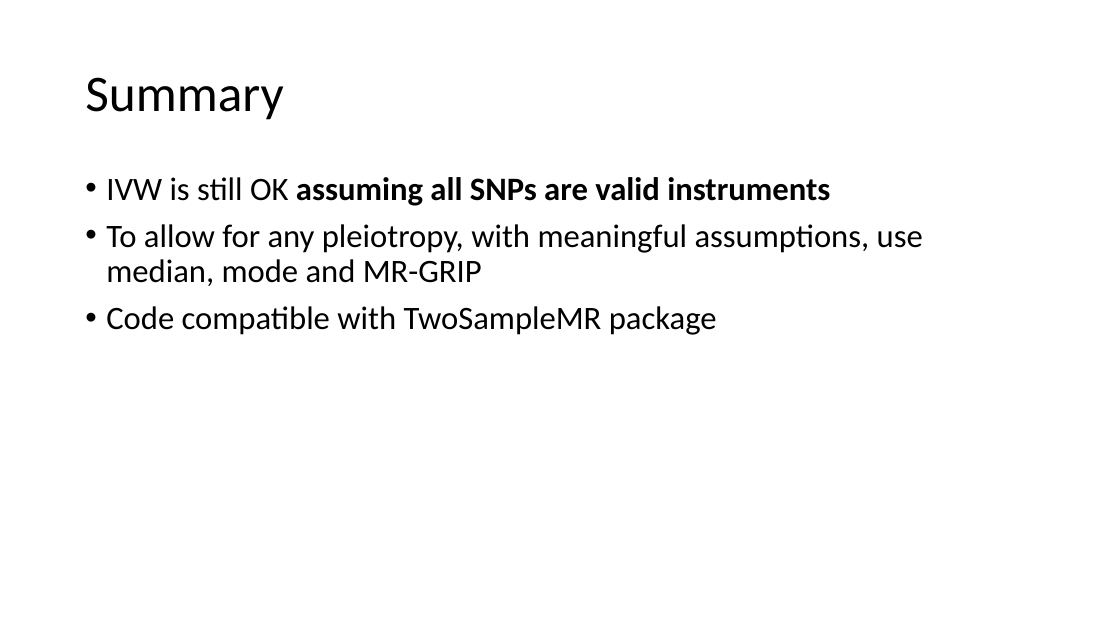
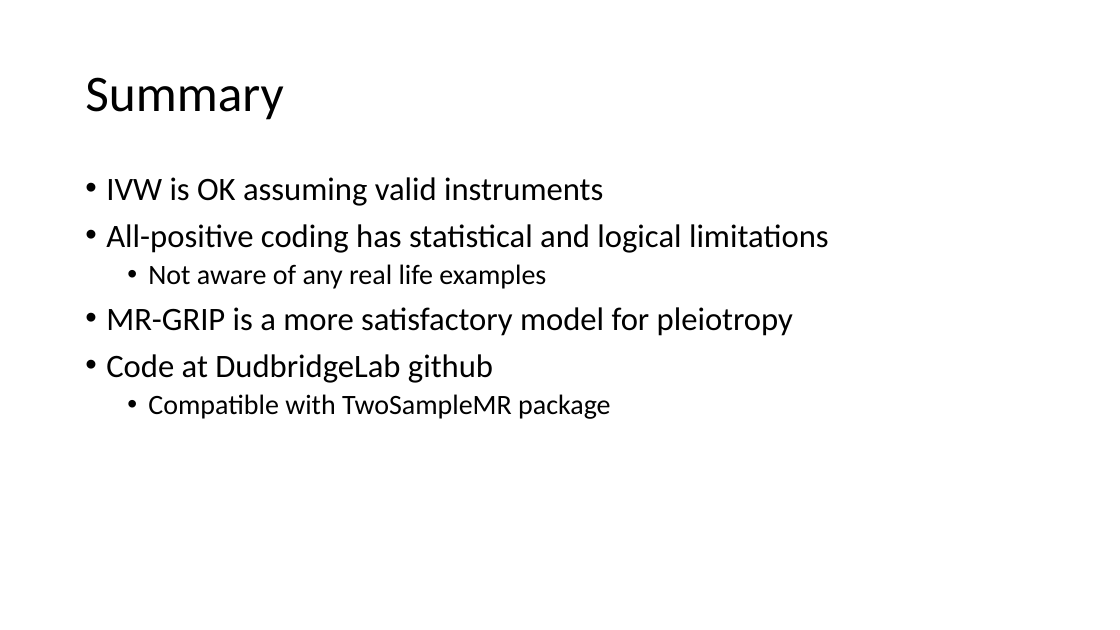
Before and after one commit to DudbridgeLab/mr-grip, a slide deck: slide 18 of GRIP.pptx (slide 15 before the commit). Drawn at 1120x630 pixels with LibreOffice and Linux fonts; fonts in the diff are those of the drawing. Boxes give left, top, right and bottom in pixels: in the first picture for what was removed or moved away, otherwise in the second. Text is boxed around its words. In the diff, an @@ line names an element or a change of style, - is before the commit and + after.

```diff
--- a/GRIP.pptx
+++ b/GRIP.pptx
@@ text at (106,177,829,419): text changed @@
-• IVW is still OK assuming all SNPs are valid instruments
-• To allow for any pleiotropy, with meaningful assumptions, use median, mode and MR-GRIP
-• Code compatible with TwoSampleMR package
+• IVW is OK assuming valid instruments
+• All-positive coding has statistical and logical limitations
+  • Not aware of any real life examples
+• MR-GRIP is a more satisfactory model for pleiotropy
+• Code at DudbridgeLab github
+  • Compatible with TwoSampleMR package
```
Also in this commit, not shown: 6 other slides changed, 8 slides added, 5 slides removed, 1 other file.
